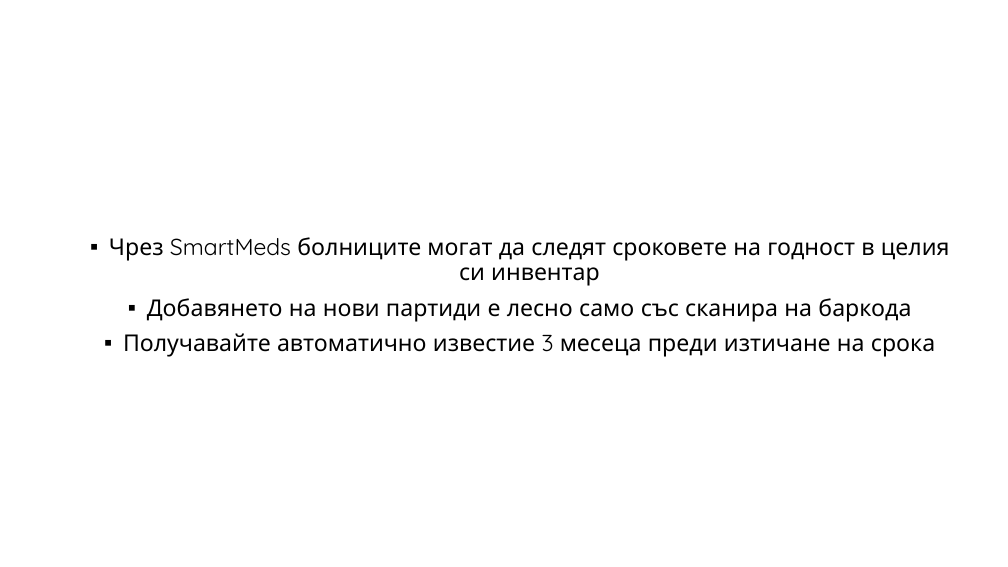
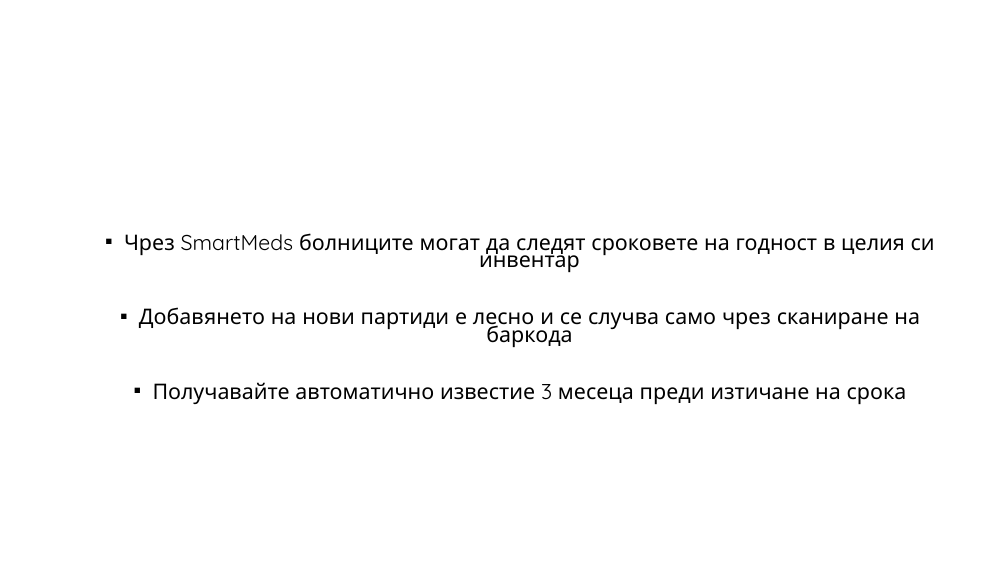
Before and after one commit to petargeorgiev18/SmartMeds, a slide deck: slide 6 of SmartMeds.pptx (slide 5 before the commit). Drawn at 1008x567 pixels with LibreOffice and Linux fonts; fonts in the diff are those of the drawing; background and template pictures are left out. Boxes give left, top, right and bottom in pixels: in the first picture for what was removed or moved away, otherwise in the second. Text is boxed around its words. In the diff, an @@ line names an element or a change of style, - is before the commit and + after.

Commit message:
presentation tweaks

```diff
--- a/SmartMeds.pptx
+++ b/SmartMeds.pptx
@@ text at (124, 233, 935, 404): size 22 to 20.4 pt in "Чрез SmartMeds болниците могат да следят сроковете ...", "Получавайте автоматично известие 3 месеца преди изтичане ..."; line spacing 0.9 to 0.7 @@
@@ text at (139, 307, 920, 347): text changed; size 22 to 20.4 pt @@
-▪ Добавянето на нови партиди е лесно само със сканира на баркода
+▪ Добавянето на нови партиди е лесно и се случва само чрез сканиране на баркода
```
Also in this commit, not shown: 1 other slide changed, 4 slides added.
